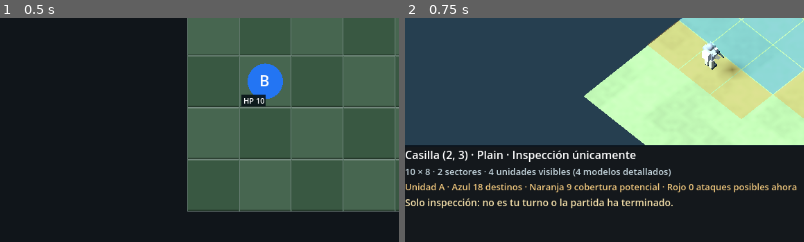
Above: before the commit, frames 1-2 (left to right).
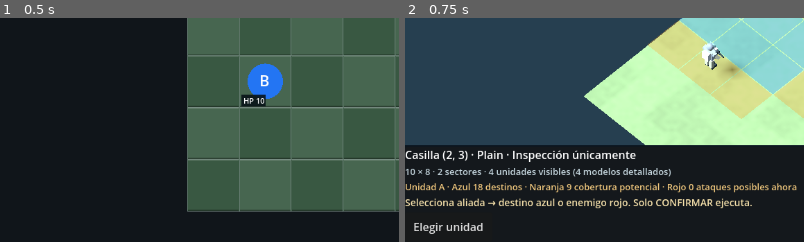
Above: after the commit, the same moments.

Repository: edwinrodri12/Tarvoka
Game: Godot game, scene res://scenes/Main.tscn
The game is run twice, just before and just after one commit, with the same random seed, the same clock (stepped at 60 frames per second) and the same inputs.
Inputs:
- Up to frame 1 (0.5 s): no input
- Up to frame 2 (0.75 s): click "Mapa de batalla 3D · inspecci…" at 0.5 s
The pictures show only the part of the screen within x 0-50%, y 47-97%; the shares and areas given below are measured in that part.

Frame 1 is identical in both runs. In frame 2, 2.1% of the frame differs, in the area x 1-87%, y 80-97%.

Commit message:
feat(ui): open 3D map bound to current authoritative TouchBoard for confirmed commands

Diff:
--- a/scripts/ui/Main.gd
+++ b/scripts/ui/Main.gd
@@ -1037,10 +1037,10 @@
 func _open_battle_3d_map() -> void:
     if board == null or battle_3d_view == null:
         return
-    battle_3d_view.call("open_from_state",board.state,board.selected_id)
+    battle_3d_view.call("open_from_board",board)
 
 func _on_3d_inspection_focus(cell: Vector2i) -> void:
-    # Camera focus only. 3D taps never invoke TouchBoard._tap or confirm orders.
+    # Return-to-board camera focus only. Explicit 3D confirmation is handled\n    # through the exact same TouchBoard pending-order lifecycle as the 2D HUD.
     if board != null:
         board.focus_view_cell(cell)
 
